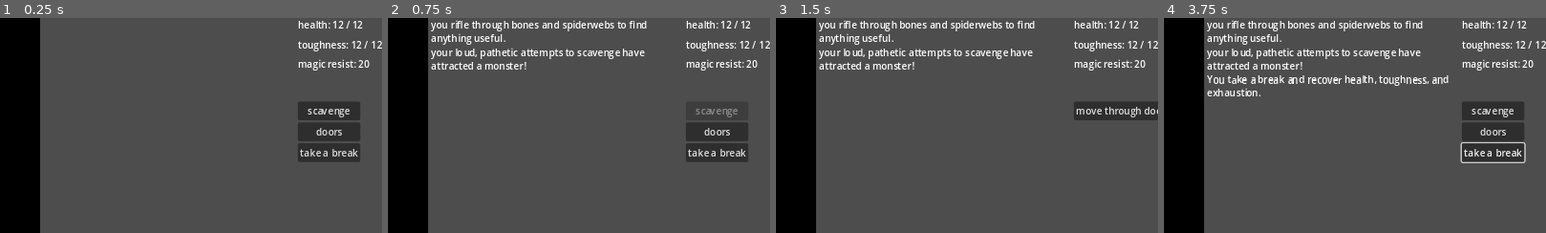
Above: before the commit, frames 1-4 (left to right).
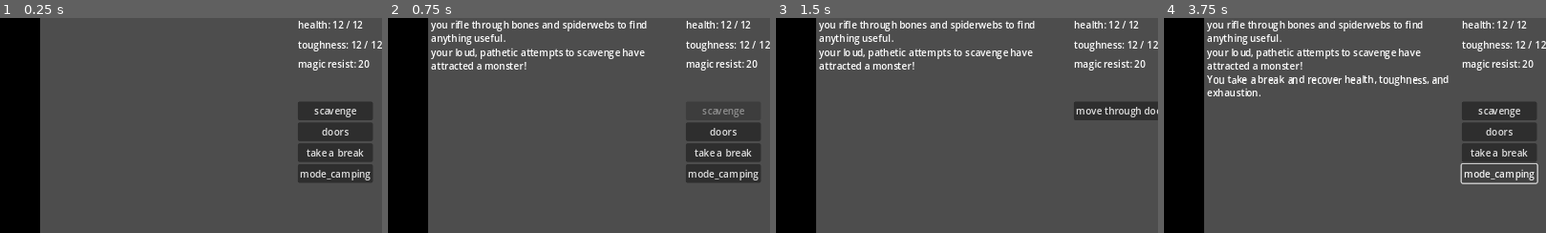
Above: after the commit, the same moments.

Repository: rainbowd-ash/ker_nethalas
Game: Godot game, scene res://globals/game.tscn
Two runs of this game, one before a commit and one after it. Both use one fixed random seed, a clock stepped at 60 frames per second and the inputs below.
Inputs (mouse positions are % of the whole screen's width and height, from its top left):
- Up to frame 1 (0.25 s): no input
- Up to frame 2 (0.75 s): click "scavenge" at 0.5 s
- Up to frame 3 (1.5 s): click "doors" at 1.25 s
- Up to frame 4 (3.75 s): click "move through door 1" at 2 s; click "take a break" at 2.75 s; click (72, 36) at 3.5 s, where only the run after the commit has a clickable "mode_camping"
The pictures show only the part of the screen within x 28-78%, y 0-50%; the shares and areas given below are measured in that part.

The runs differ from the first frame. In frame 1, 3.0% of the frame differs, in the area x 78-98%, y 39-77%; in frame 2, 2.7%; in frame 3, nothing differs; in frame 4, 2.4%.
Error after the commit: Invalid call. Nonexistent function 'do_action' in base 'Node (ModeMachine)'. (res://ui/actions/action_button.gd:15)

Commit message:
documentation, beginning of code work

Diff:
--- a/dungeon/dungeon.gd
+++ b/dungeon/dungeon.gd
@@ -13,7 +13,9 @@
 func list_actions():
 	var actions = current_room().get_actions()
 	var take_break = Action.new(self, "take a break")
+	var camp = Action.new(Router.game_modes, "mode_camping")
 	actions.append(take_break)
+	actions.append(camp)
 	Router.actions_ui.list_actions(actions)
 
 func do_action(action_key : String):
--- a/globals/game.tscn
+++ b/globals/game.tscn
@@ -7,6 +7,7 @@
 [ext_resource type="Script" path="res://modemachine/game_modes/dungeon_mode.gd" id="5_6xvtt"]
 [ext_resource type="PackedScene" uid="uid://dpwu21k1ya0ad" path="res://dungeon/dungeon.tscn" id="6_glx83"]
 [ext_resource type="Script" path="res://modemachine/inventory_mode.gd" id="7_7xeuo"]
+[ext_resource type="Script" path="res://modemachine/mode.gd" id="7_v3vc1"]
 [ext_resource type="Script" path="res://ui/inventory/inventory_ui.gd" id="8_i80o1"]
 [ext_resource type="Script" path="res://modemachine/dungeon_mode.gd" id="8_k3n8u"]
 [ext_resource type="Script" path="res://ui/stats.gd" id="9_5s05s"]
@@ -31,6 +32,10 @@
 attached_scene = ExtResource("6_glx83")
 attached_node = NodePath("../../Ui/Dungeon_Chat/DungeonWindow/SubViewport/Dungeon")
 
+[node name="CampMode" type="Node" parent="GameModes" node_paths=PackedStringArray("attached_node")]
+script = ExtResource("7_v3vc1")
+attached_node = NodePath("../../Camping")
+
 [node name="UiModes" type="Node" parent="." node_paths=PackedStringArray("initial_mode")]
 script = ExtResource("2_x38xm")
 initial_mode = NodePath("ExploreMode")
@@ -130,7 +135,7 @@
 
 [node name="SubViewport" type="SubViewport" parent="Ui/Dungeon_Chat/DungeonWindow"]
 handle_input_locally = false
-size = Vector2i(2, 2)
+size = Vector2i(423, 720)
 render_target_update_mode = 4
 
 [node name="Dungeon" parent="Ui/Dungeon_Chat/DungeonWindow/SubViewport" instance=ExtResource("6_glx83")]
@@ -195,4 +200,10 @@
 layout_mode = 2
 text = "Inventory"
 
+[node name="Camping" type="Label" parent="."]
+visible = false
+offset_right = 40.0
+offset_bottom = 40.0
+text = "You have entered the camp zone."
+
 [connection signal="pressed" from="Ui/Stats_Actions/InventoryButton" to="." method="_on_inventory_button_pressed"]
--- /dev/null
+++ b/modemachine/game_modes/game_modes.gd
@@ -0,0 +1,6 @@
+extends ModeMachine
+class_name GameModes
+
+func do_action(action_key : String):
+	if action_key == "mode_camping":
+		mode_swap("CampMode")
Not shown: 1 places in globals/game.tscn that only renumber resources
Not shown, added: docs/camp.md
